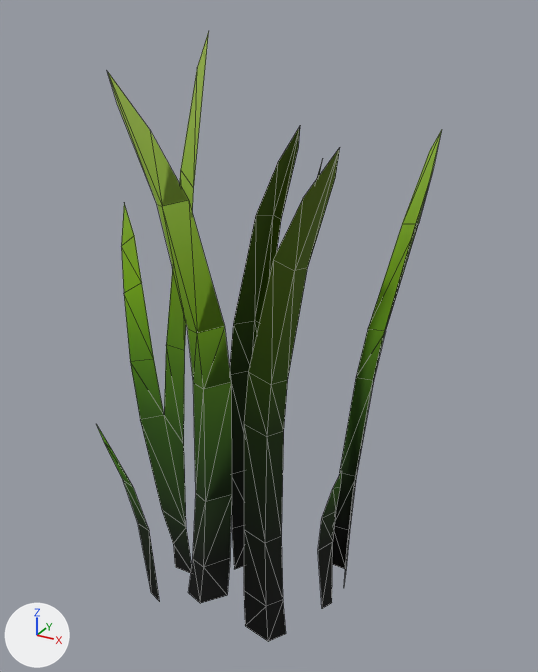
The glTF model assets/nature/Grass_Common_Short.gltf as it was, and as the next commit left it.
The view is the same before and after, from a 50 mm camera at (0.731, -1.262, 1.351) aimed at (-0.029, 0.122, 0.659). The lights are fixed; the arrows at lower left show +X, +Y and +Z. The older version comes first. Mesh edges are drawn as thin lines.

The first picture shows 'Grass_Common_Short'.
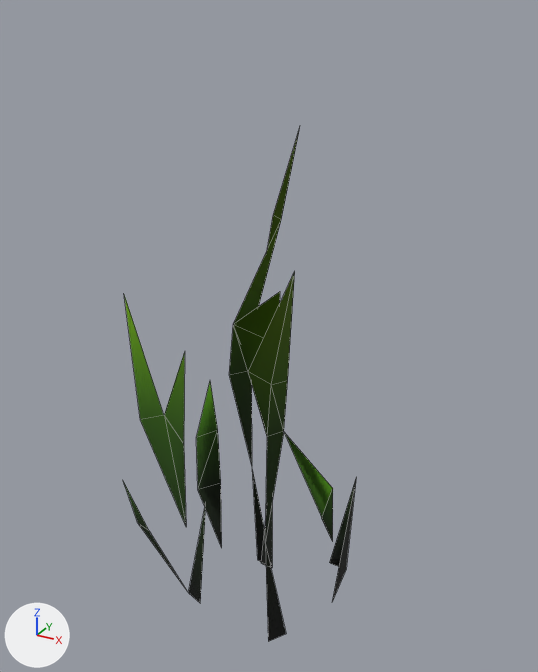
What changed in the scene script:
```text
Change me_plane_014:
    used by ob_grass_common_short; location = (0.0, 0.0, 0.0)
    remove me_plane_014.from_pydata(...)  # 153 vertices, 155 faces; spans x -0.356..0.283, y -0.258..0.479, z -0.022..1.312
    add me_plane_014.from_pydata(...)  # 48 vertices, 32 faces; spans x -0.35..0.201, y -0.187..0.393, z -0.022..1.095
    me_plane_014 part 1
    105 vertices are removed from x -0.356..0.283, y -0.258..0.479, z -0.017..1.312
    140 faces are deleted
    17 new faces join them
```

Location of each change, [x1, y1, x2, y2] in pixels of the pictures (538 x 672 px):
'Grass_Common_Short', reshaped (33% narrower, 16% shorter)
    before: [96, 31, 442, 642]
    after: [123, 128, 356, 642]
part 1 of me_plane_014, cut back
    before: [96, 31, 442, 642]
    after: [124, 215, 356, 642]
